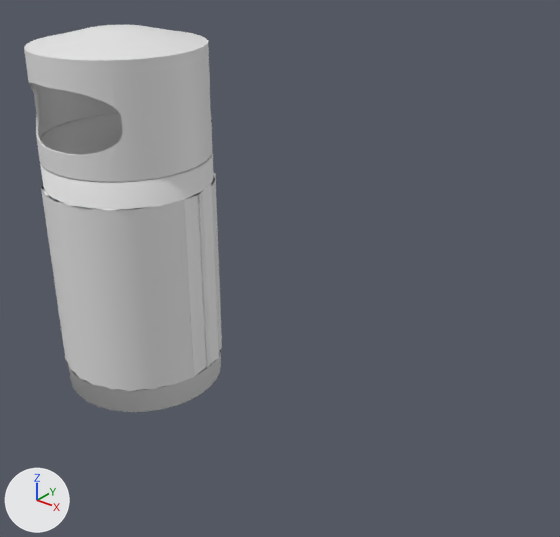
The Blender file Zhanat/untitled.blend as it was, and as the next commit left it.
Before and after are seen from a 50 mm camera at (5.72, -4.77, 4.35) aimed at (1.71, 0.23, 1.25). Lighting does not change. The marker at lower left points along +X, +Y and +Z. Materials are left out; every surface is plain grey.

The scene before the commit, as lines of its bpy script (objects in view):
```python
me_cube_001 = bpy.data.meshes.new('Cube.001')
me_cube_001.from_pydata(...)  # 56 vertices, 54 faces; spans x -73.3..0.0, y -7.2..7.3, z -1.0..1.0
me_cube_001.polygons.foreach_set('use_smooth', [True] * 54)
me_cube_001.materials.append(mat_material_002)
me_куб = bpy.data.meshes.new('Куб')
me_куб.from_pydata(...)  # 72 vertices, 38 faces; spans x -1.0..1.0, y -1.0..1.0, z -1.0..1.0
me_куб.polygons.foreach_set('use_smooth', [True] * 38)
me_цилиндр = bpy.data.meshes.new('Цилиндр')
me_цилиндр.from_pydata(...)  # 232 vertices, 202 faces; spans x -1.0..1.0, y -1.0..1.0, z -1.0..1.17
me_цилиндр.polygons.foreach_set('use_smooth', [True] * 202)
me_цилиндр.materials.append(mat_material_001)
me_цилиндр_002 = bpy.data.meshes.new('Цилиндр.002')
me_цилиндр_002.from_pydata(...)  # 408 vertices, 296 faces; spans x -1.0..1.0, y -1.0..1.0, z 1.37..2.34
me_цилиндр_002.polygons.foreach_set('use_smooth', [True] * 296)
me_цилиндр_002.materials.append(mat_material_001)
ob_cube = bpy.data.objects.new('Cube', me_cube_001)
ob_cube.location = (0.837, -0.002, 0.84)
ob_cube.scale = (0.023, 0.117, 0.966)
ob_куб = bpy.data.objects.new('Куб', me_куб)
ob_куб.location = (0.0, 0.0, 2.564)
ob_куб.scale = (0.612, 0.876, 0.284)
ob_куб.hide_set(True)
ob_цилиндр = bpy.data.objects.new('Цилиндр', me_цилиндр)
ob_цилиндр.location = (0.001, 0.001, 0.828)
ob_цилиндр.scale = (0.824, 0.824, 1.23)
ob_цилиндр_002 = bpy.data.objects.new('Цилиндр.002', me_цилиндр_002)
ob_цилиндр_002.location = (0.0, 0.0, 0.39)
ob_цилиндр_002.scale = (0.824, 0.824, 1.23)
```
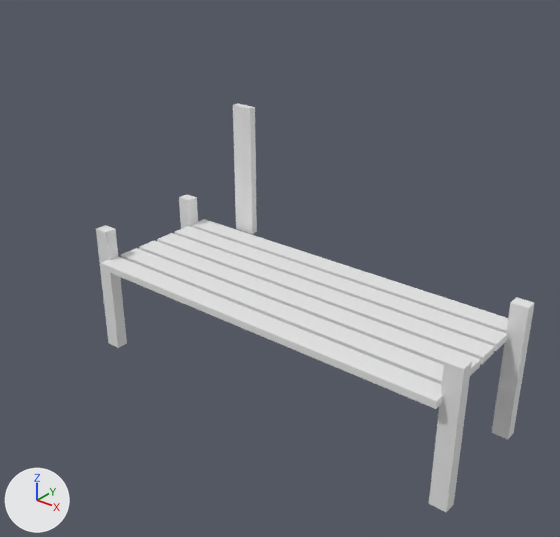
Boxes [x1, y1, x2, y2] around the edits, measured in the pictures (560 x 537 px; the box of a moved part takes in the faces that stretch with it):
'Куб', shown
    after: [101, 219, 508, 409]
'Cube', reshaped, moved, rescaled
    before: [41, 171, 222, 391]
    after: [96, 225, 127, 348]
'Цилиндр.002', deleted
    before: [24, 25, 213, 182]
'Цилиндр', deleted
    before: [40, 114, 221, 412]
'Cube.002', added
    after: [429, 355, 472, 513]
'Cube.003', added
    after: [492, 297, 535, 439]
'Куб.001', added
    after: [233, 104, 257, 234]
'Cube.001', added
    after: [179, 194, 198, 229]
part 1 of me_cube_001, cut back
    before: [41, 171, 222, 391]
    after: [106, 229, 127, 348]
part 2 of me_cube_001, shading changed
    before: [180, 194, 208, 374]
    after: [96, 225, 118, 348]
part 3 of me_куб, moved or reshaped (not visible before)
    after: [101, 219, 508, 409]

Diff of the bpy script that builds the scene:
```diff
--- a/Zhanat/untitled.blend.py
+++ b/Zhanat/untitled.blend.py
@@ me_cube_001 @@
 # used by ob_cube; location = (0.837, -0.002, 0.84); scale = (0.023, 0.117, 0.966)
-me_cube_001.from_pydata(...)  # 56 vertices, 54 faces; spans x -73.3..0.0, y -7.2..7.3, z -1.0..1.0
+me_cube_001.from_pydata(...)  # 8 vertices, 6 faces; spans x -1.0..1.0, y -1.0..1.0, z -1.0..1.0
+# me_cube_001 part 1
+# 48 vertices are removed from x -73.3..0.0, y -7.2..7.3, z -1.0..1.0
+# 49 faces are deleted
+# 4 vertices move from x 0.0, y -0.7..1.0, z -1.0..1.0 to x 1.0, y -1.0..1.0, z -1.0..1.0
+# 1 new face joins them
+# me_cube_001 part 2: 5 kept faces spanning x -1.0..1.0, y -1.0..1.0, z -1.0..1.0 are now shaded flat
@@ me_куб @@
 # used by ob_куб; location = (0.0, 0.0, 2.564); scale = (0.612, 0.876, 0.284)
-me_куб.from_pydata(...)  # 72 vertices, 38 faces; spans x -1.0..1.0, y -1.0..1.0, z -1.0..1.0
+me_куб.from_pydata(...)  # 48 vertices, 36 faces; spans x -1.0..1.0, y -1.0..13.0, z -1.0..1.0
+# me_куб part 3: the whole mesh is rebuilt
+# me_куб part 4: the surface is now shaded flat
@@ me_куб_001 @@
+me_куб_001.from_pydata(...)  # a box spanning x -1.0..1.0, y -1.0..1.0, z -1.0..1.0
@@ me_cube_005 @@
+me_cube_005.from_pydata(...)  # a box spanning x -1.0..1.0, y -1.0..1.0, z -1.0..1.0
@@ ob_цилиндр @@
-ob_цилиндр = bpy.data.objects.new('Цилиндр', me_цилиндр)
-ob_цилиндр.location = (0.001, 0.001, 0.828)
-ob_цилиндр.scale = (0.824, 0.824, 1.23)
@@ ob_cube @@
 ob_cube = bpy.data.objects.new('Cube', me_cube_001)
-ob_cube.location = (0.837, -0.002, 0.84)
-ob_cube.scale = (0.023, 0.117, 0.966)
+ob_cube.location = (-0.097, -0.283, 0.674)
+ob_cube.scale = (0.0783, 0.0603, 0.663)
@@ ob_цилиндр_002 @@
-ob_цилиндр_002 = bpy.data.objects.new('Цилиндр.002', me_цилиндр_002)
-ob_цилиндр_002.location = (0.0, 0.0, 0.39)
-ob_цилиндр_002.scale = (0.824, 0.824, 1.23)
@@ ob_куб @@
 ob_куб = bpy.data.objects.new('Куб', me_куб)
-ob_куб.location = (0.0, 0.0, 2.564)
-ob_куб.scale = (0.612, 0.876, 0.284)
-ob_куб.hide_set(True)
+ob_куб.location = (1.835, -0.332, 1.004)
+ob_куб.scale = (1.86, 0.106, 0.0341)
@@ ob_куб_001 @@
+ob_куб_001 = bpy.data.objects.new('Куб.001', me_куб_001)
+ob_куб_001.location = (0.513, 1.139, 1.701)
+ob_куб_001.scale = (-0.118, 0.0367, 0.688)
@@ ob_cube_003 @@
+ob_cube_003 = bpy.data.objects.new('Cube.003', me_cube_005)
+ob_cube_003.location = (3.751, 0.881, 0.647)
+ob_cube_003.scale = (0.0783, 0.0603, 0.663)
@@ ob_cube_002 @@
+ob_cube_002 = bpy.data.objects.new('Cube.002', me_cube_005.copy())
+ob_cube_002.location = (3.756, -0.279, 0.655)
+ob_cube_002.scale = (0.0783, 0.0603, 0.663)
@@ ob_cube_001 @@
+ob_cube_001 = bpy.data.objects.new('Cube.001', me_cube_005.copy())
+ob_cube_001.location = (-0.102, 0.877, 0.666)
+ob_cube_001.scale = (0.0783, 0.0603, 0.663)
```
